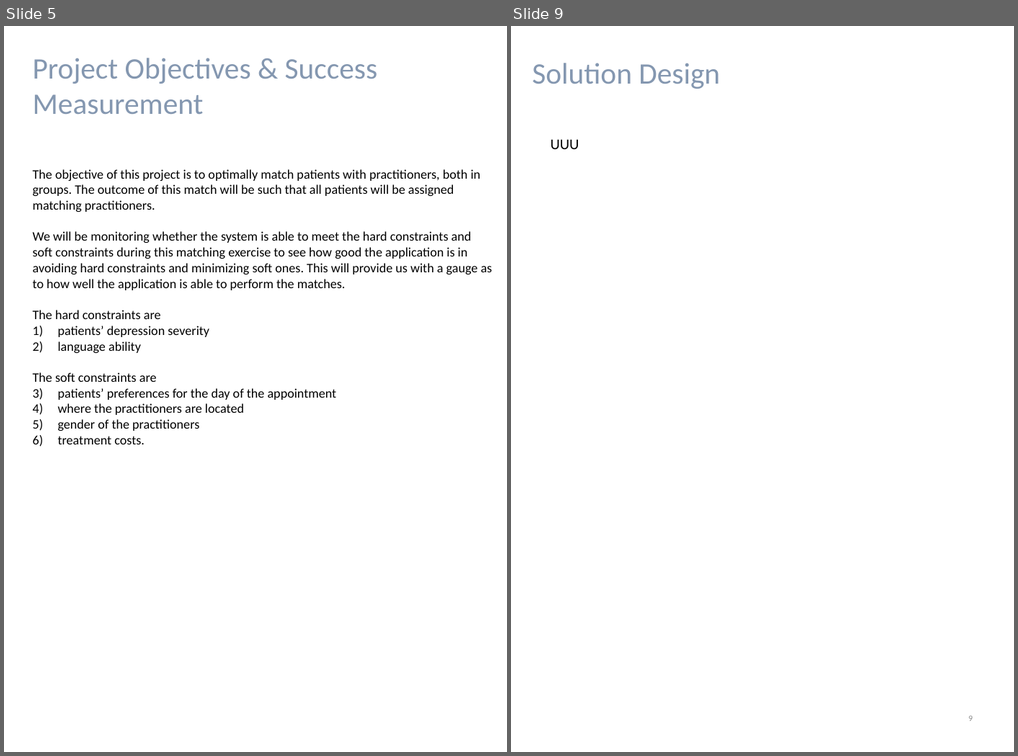
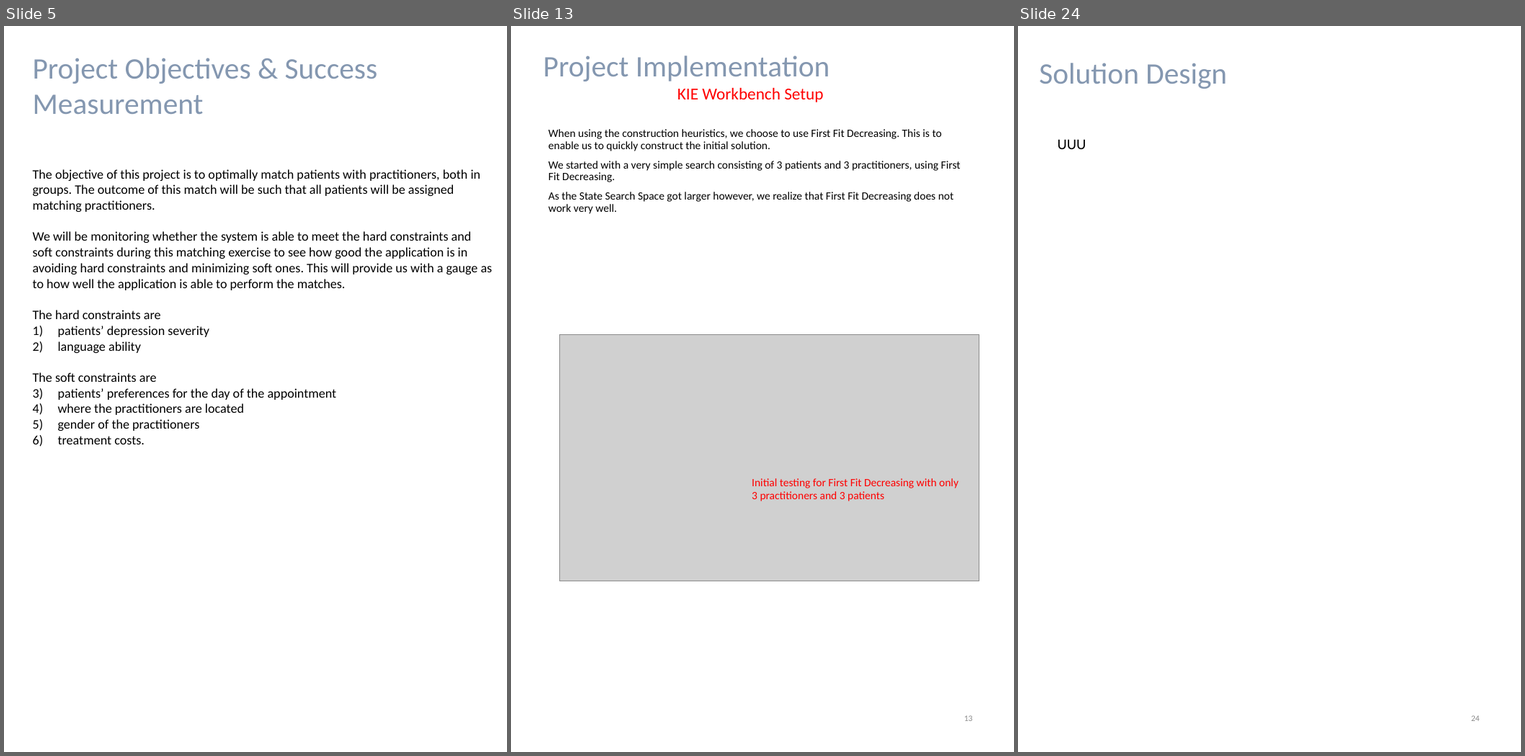
Before and after one commit to francis-han/IRS-RS-2019-03-09-IS1PT-GRP-Pepper-PatientMatchingSystem, a slide deck: WorkingFolder/Project Report.pptx. Shown side by side, each under a label of ours: slides 5 and 9 before the commit, slides 5, 13 and 24 after it; the slides between them are not shown. The pictures are 1018x756 and 1525x756 pixels, drawn with LibreOffice and Linux fonts; fonts in the diff are those of the drawing; grey boxes stand for pictures. Boxes give left, top, right and bottom in pixels: in the first picture for what was removed or moved away, otherwise in the second. Text is boxed around its words. In the diff, an @@ line names an element or a change of style, - is before the commit and + after.

```diff
--- a/WorkingFolder/Project Report.pptx
+++ b/WorkingFolder/Project Report.pptx
@@ slide 13 added at bbox=[511, 26, 1014, 752], background #FFFFFF @@
@@ text added at bbox=[543, 56, 830, 102], 32 pt, text #8497B0 @@
+Project Implementation
+KIE Workbench Setup
@@ text added at bbox=[548, 129, 960, 214], 12 pt, text #000000 @@
+When using the construction heuristics, we choose to use First Fit Decreasing. This is to enable us to quickly construct the initial solution.
+We started with a very simple search consisting of 3 patients and 3 practitioners, using First Fit Decreasing.
+As the State Search Space got larger however, we realize that First Fit Decreasing does not work very well.
@@ picture added at bbox=[559, 334, 979, 581] @@
@@ text added at bbox=[751, 478, 958, 501], 12 pt, text #FF0000 @@
+Initial testing for First Fit Decreasing with only 3 practitioners and 3 patients
@@ page number added at bbox=[964, 715, 973, 721], 9 pt, text #8C8C8C @@
+13
@@ what was slide 9 is now slide 24 @@
@@ page number at bbox=[1471, 715, 1480, 721]: text changed @@
-9
+24
```
Also in this commit, not shown: 2 slides changed, 16 other slides added, 3 slides removed.
